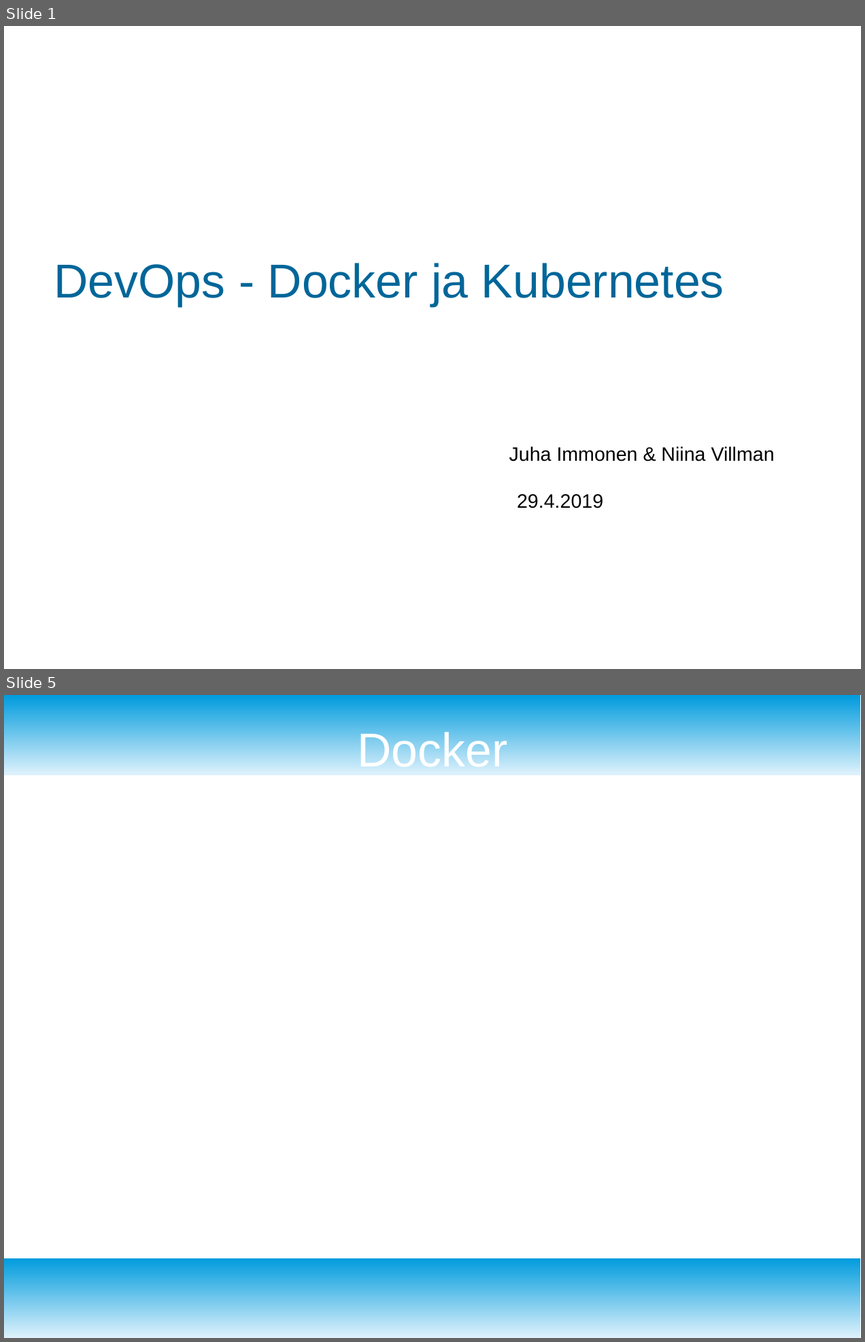
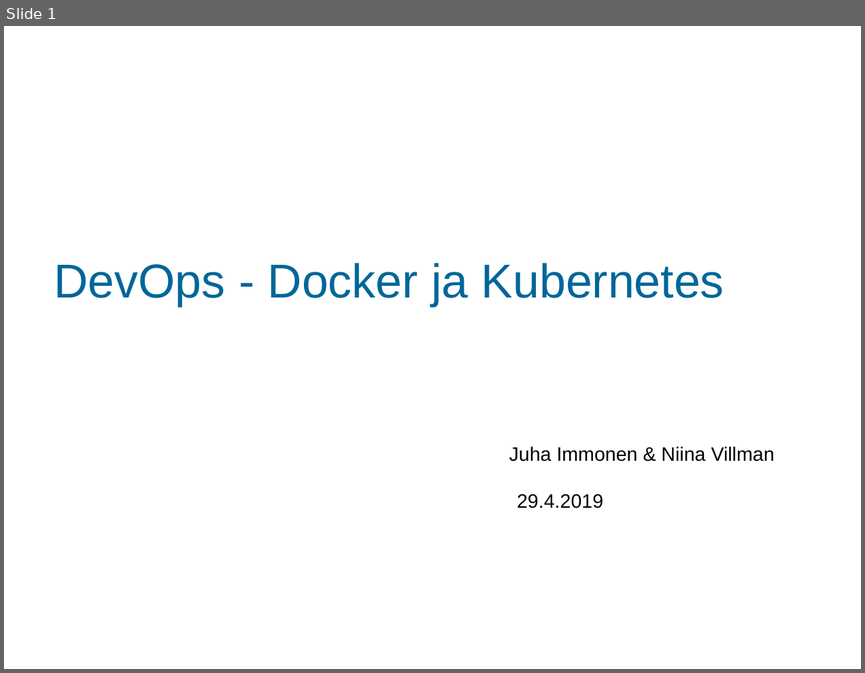
Before and after one commit to immonju1/pilvipalvelut, a slide deck: documents/pilvipalvelut_esitys_immonen_villman.odp. Shown one above the other, each under a label of ours: slides 1 and 5 before the commit, slide 1 after it; the slides between them are not shown. The pictures are 865x1342 and 865x673 pixels, drawn with LibreOffice and Linux fonts; fonts in the diff are those of the drawing; background and template pictures are left out. Boxes give left, top, right and bottom in pixels: in the first picture for what was removed or moved away, otherwise in the second. Text is boxed around its words. In the diff, an @@ line names an element or a change of style, - is before the commit and + after.

```diff
--- a/documents/pilvipalvelut_esitys_immonen_villman.odp
+++ b/documents/pilvipalvelut_esitys_immonen_villman.odp
@@ slide 5 removed at [4,695,861,1338], background #FFFFFF @@
@@ rectangle removed at [4,695,861,775] @@
@@ title removed at [357,728,507,775] @@
-Docker
@@ rectangle removed at [4,1258,861,1338] @@
```
Also in this commit, not shown: 2 slides changed, 10 slides added, 5 other slides removed.
